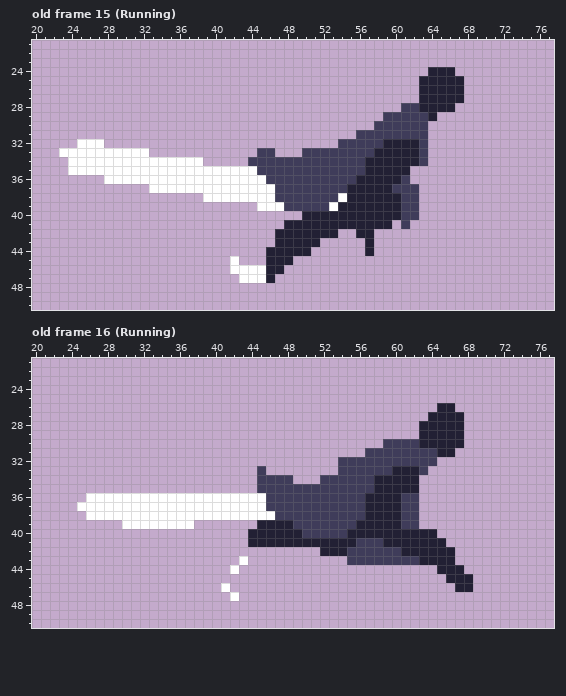
Edited in one commit: pixel-art file (player/player_animations.aseprite). That is the earlier state.
112x63 pixels, 19 frames. Shown: old frame 15 (Running): x 20..77, y 21..50; old frame 16 (Running): x 20..77, y 21..50. The commit also changed other frames, which this record leaves out.
The same view after the edit:
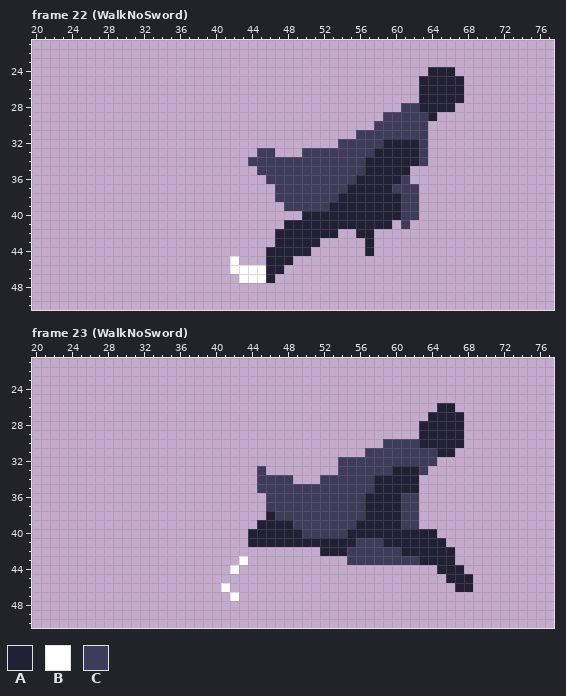
Palette (. is transparent): A #222034  B #ffffff  C #3f3c5a
A new or re-ordered frame is compared with the old frame closest to it.
From old to new:
frames 19 -> 29
Frame 22 (WalkNoSword) is new; against old frame 15 (Running), layer "Sword":
y 32: x 25..27 BBB -> ...
y 33: x 23..32 BBBBBBBBBB -> ..........
y 34: x 24..38 BBBBBBBBBBBBBBB -> ...............
y 35: x 24..44 BBBBBBBBBBBBBBBBBBBBB -> .....................
y 36: x 28..45 BBBBBBBBBBBBBBBBBB -> ..................
y 37: x 33..46 BBBBBBBBBBBBBB -> ..............
y 38: x 39..46 BBBBBBBB -> ........; x 54 B -> A
y 39: x 45..47 BBB -> ...; x 53 B -> A
Frame 23 (WalkNoSword) is new; against old frame 16 (Running), layer "Sword":
y 36: x 26..45 BBBBBBBBBBBBBBBBBBBB -> ....................
y 37: x 25..45 BBBBBBBBBBBBBBBBBBBBB -> .....................
y 38: x 26..46 BBBBBBBBBBBBBBBBBBBBB -> ....................A
y 39: x 30..37 BBBBBBBB -> ........
Boxes around the changes in both pictures, in picture pixels (x1, y1, x2, y2):
erased: (59, 139, 284, 211)
changed: (329, 193, 347, 211)
changed: (77, 493, 275, 529)
